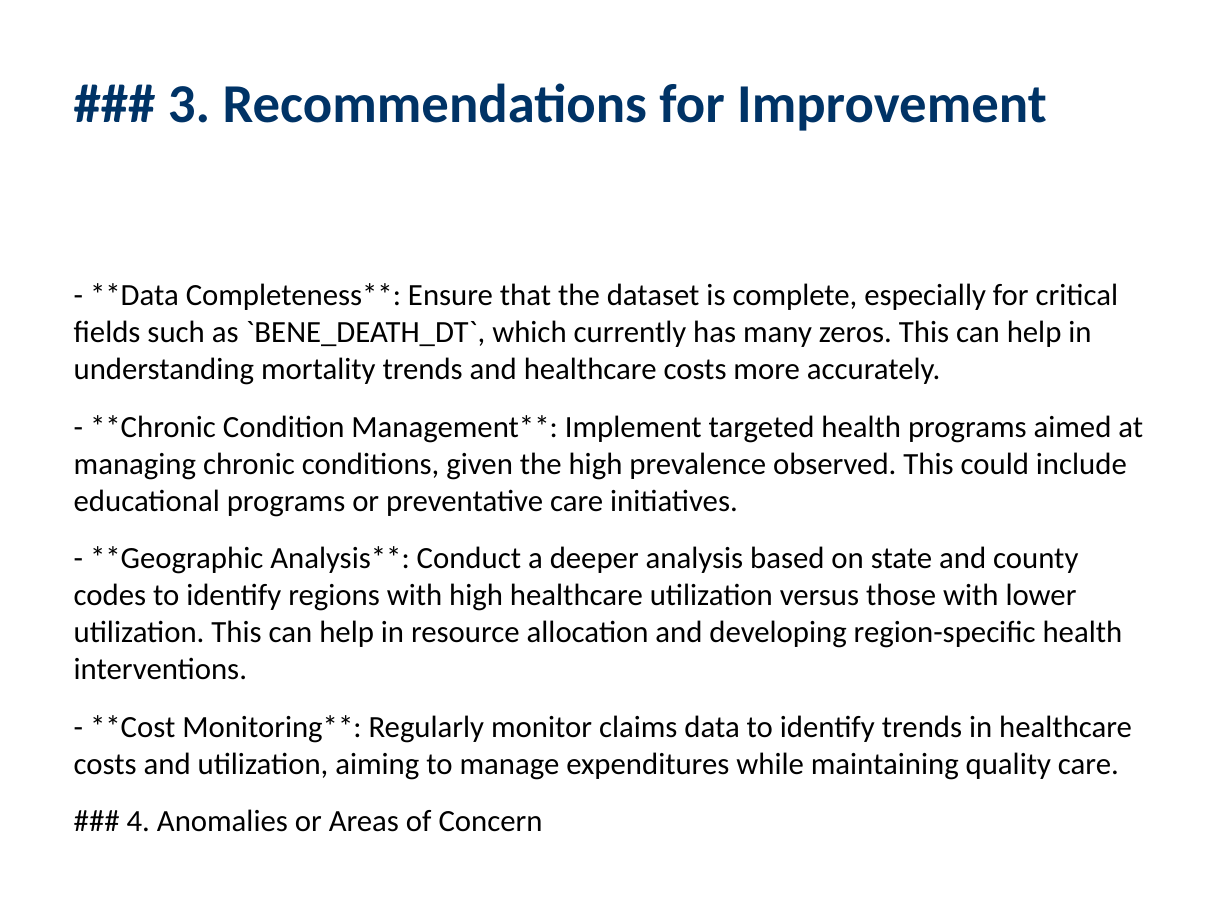
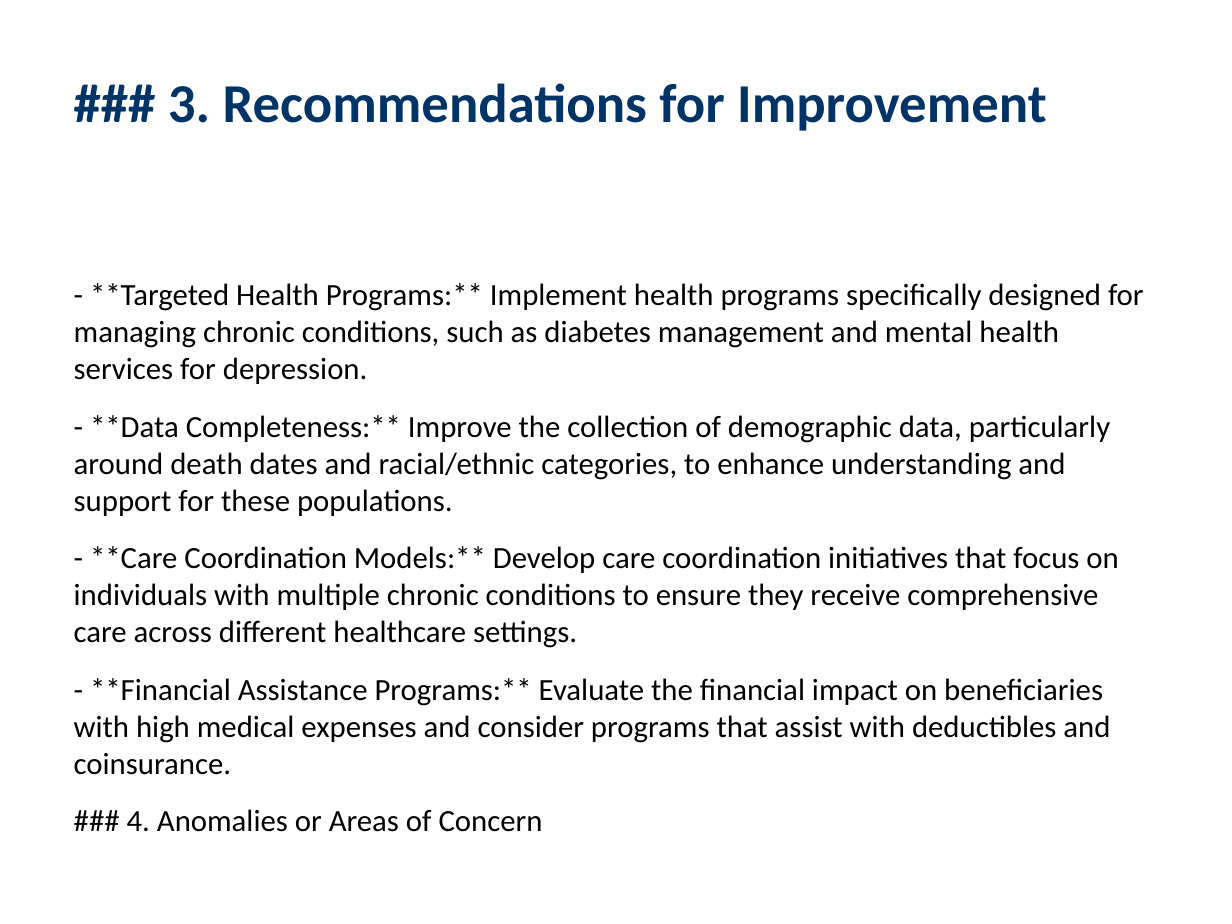
Before and after one commit to jyoung10078/elijah, a slide deck: slide 4 of testing/dataset_insights.pptx. Drawn at 1232x924 pixels with LibreOffice and Linux fonts; fonts in the diff are those of the drawing. Boxes give left, top, right and bottom in pixels: in the first picture for what was removed or moved away, otherwise in the second. Text is boxed around its words. In the diff, an @@ line names an element or a change of style, - is before the commit and + after.

```diff
--- a/testing/dataset_insights.pptx
+++ b/testing/dataset_insights.pptx
@@ text at bbox=[74, 283, 1144, 775]: text changed @@
-- **Data Completeness**: Ensure that the dataset is complete, especially for critical fields such as `BENE_DEATH_DT`, which currently has many zeros. This can help in understanding mortality trends and healthcare costs more accurately.
-- **Chronic Condition Management**: Implement targeted health programs aimed at managing chronic conditions, given the high prevalence observed. This could include educational programs or preventative care initiatives.
-- **Geographic Analysis**: Conduct a deeper analysis based on state and county codes to identify regions with high healthcare utilization versus those with lower utilization. This can help in resource allocation and developing region-specific health interventions.
-- **Cost Monitoring**: Regularly monitor claims data to identify trends in healthcare costs and utilization, aiming to manage expenditures while maintaining quality care.
+- **Targeted Health Programs:** Implement health programs specifically designed for managing chronic conditions, such as diabetes management and mental health services for depression.
+- **Data Completeness:** Improve the collection of demographic data, particularly around death dates and racial/ethnic categories, to enhance understanding and support for these populations.
+- **Care Coordination Models:** Develop care coordination initiatives that focus on individuals with multiple chronic conditions to ensure they receive comprehensive care across different healthcare settings.
+- **Financial Assistance Programs:** Evaluate the financial impact on beneficiaries with high medical expenses and consider programs that assist with deductibles and coinsurance.
```
Also in this commit, not shown: 4 other slides changed, 2 other files.
